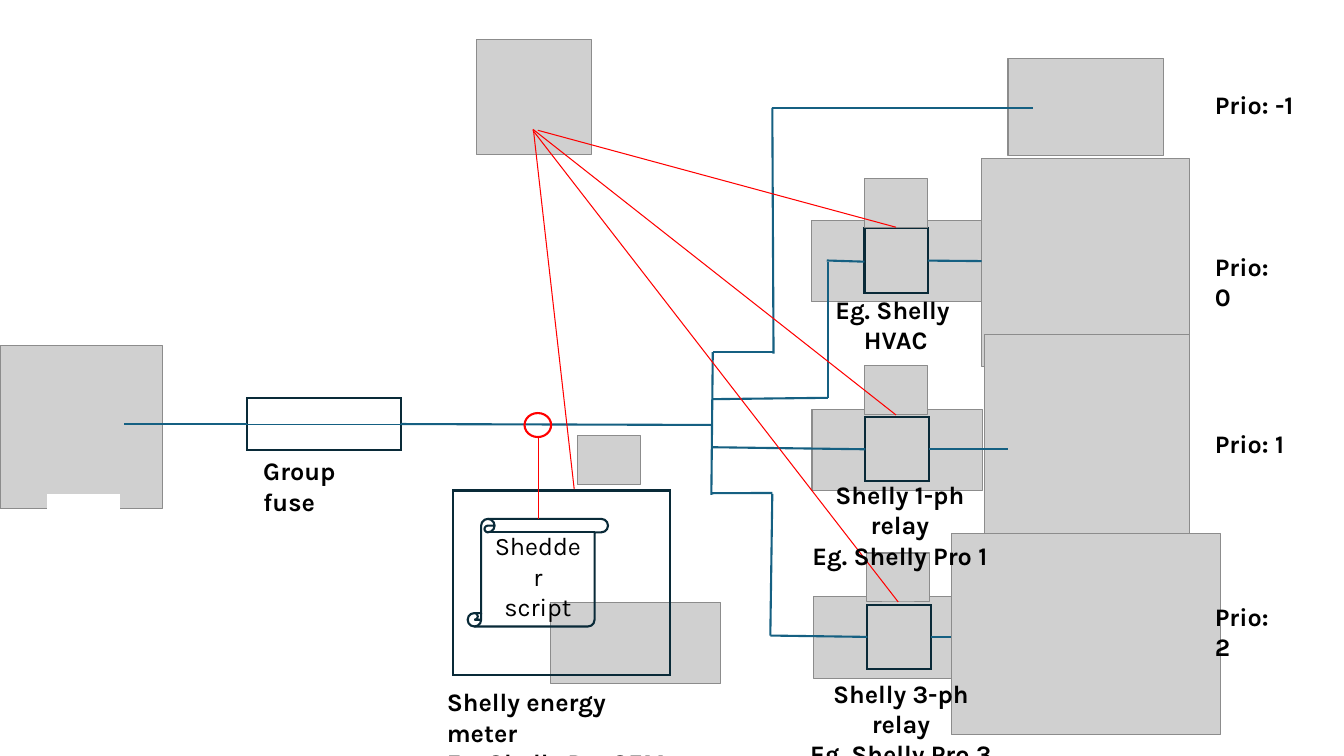
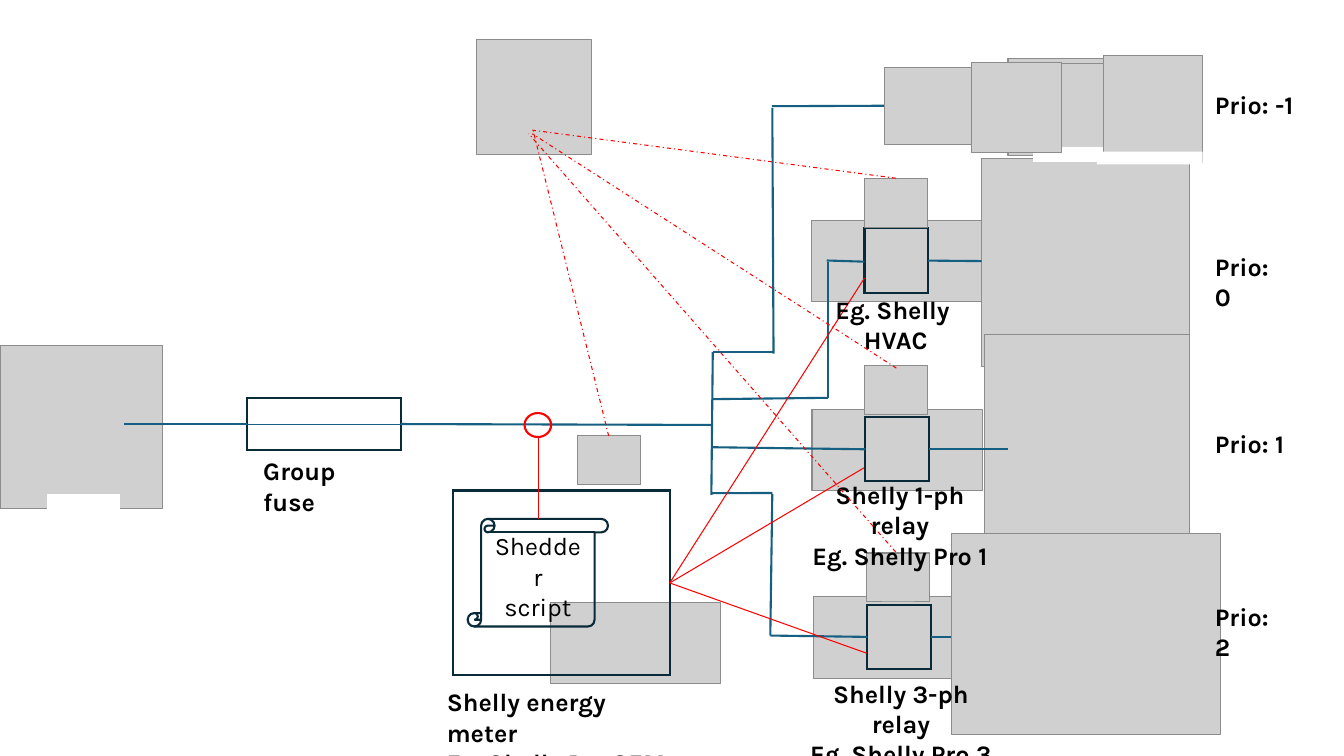
Before and after one commit to jonasbjurel/shellyShedder, a slide deck: slide 3 of pictures/ShedderUseCase.pptx. Drawn at 1344x756 pixels with LibreOffice and Linux fonts; fonts in the diff are those of the drawing; grey boxes stand for pictures. Boxes give left, top, right and bottom in pixels: in the first picture for what was removed or moved away, otherwise in the second. Text is boxed around its words. In the diff, an @@ line names an element or a change of style, - is before the commit and + after.

```diff
--- a/pictures/ShedderUseCase.pptx
+++ b/pictures/ShedderUseCase.pptx
@@ picture added at (x1=1104, y1=55, x2=1204, y2=163) @@
@@ picture added at (x1=885, y1=67, x2=1010, y2=144) @@
@@ picture added at (x1=972, y1=63, x2=1062, y2=152) @@
@@ picture added at (x1=1042, y1=64, x2=1131, y2=158) @@
@@ line moved from (772, 108) - (1033, 108) to (772, 106) - (912, 106) @@
@@ line added from (896, 553) to (529, 134), #FF0000 0.75 pt dashed @@
@@ line added from (896, 178) to (532, 130), #FF0000 0.75 pt dashed @@
@@ line added from (896, 368) to (532, 134), #FF0000 0.75 pt dashed @@
@@ line moved from (896, 415) - (533, 129) to (609, 437) - (533, 129) @@
@@ line (609, 437) - (533, 129): stroke #FF0000 0.75 pt to #FF0000 0.75 pt dashed @@
@@ rectangle added at (x1=1034, y1=148, x2=1130, y2=161), fill #FFFFFF, outline #FFFFFF 1.5 pt @@
@@ rectangle added at (x1=1097, y1=152, x2=1203, y2=165), fill #FFFFFF @@
@@ line moved from (575, 489) - (533, 130) to (669, 583) - (865, 278) @@
@@ line moved from (896, 227) - (538, 130) to (864, 468) - (669, 583) @@
@@ line moved from (898, 602) - (533, 130) to (867, 653) - (669, 583) @@
```
Also in this commit, not shown: 2 other slides changed.
